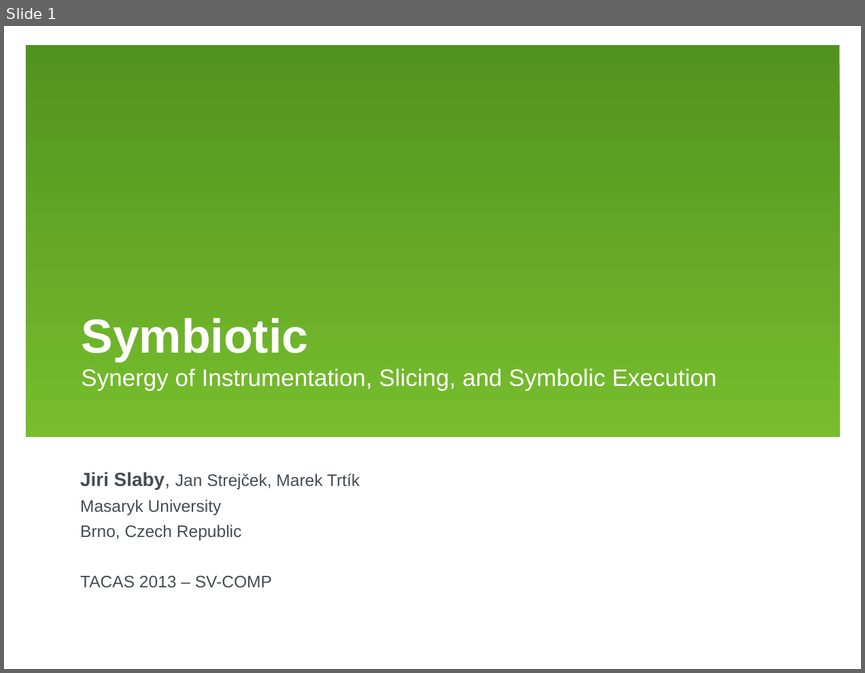
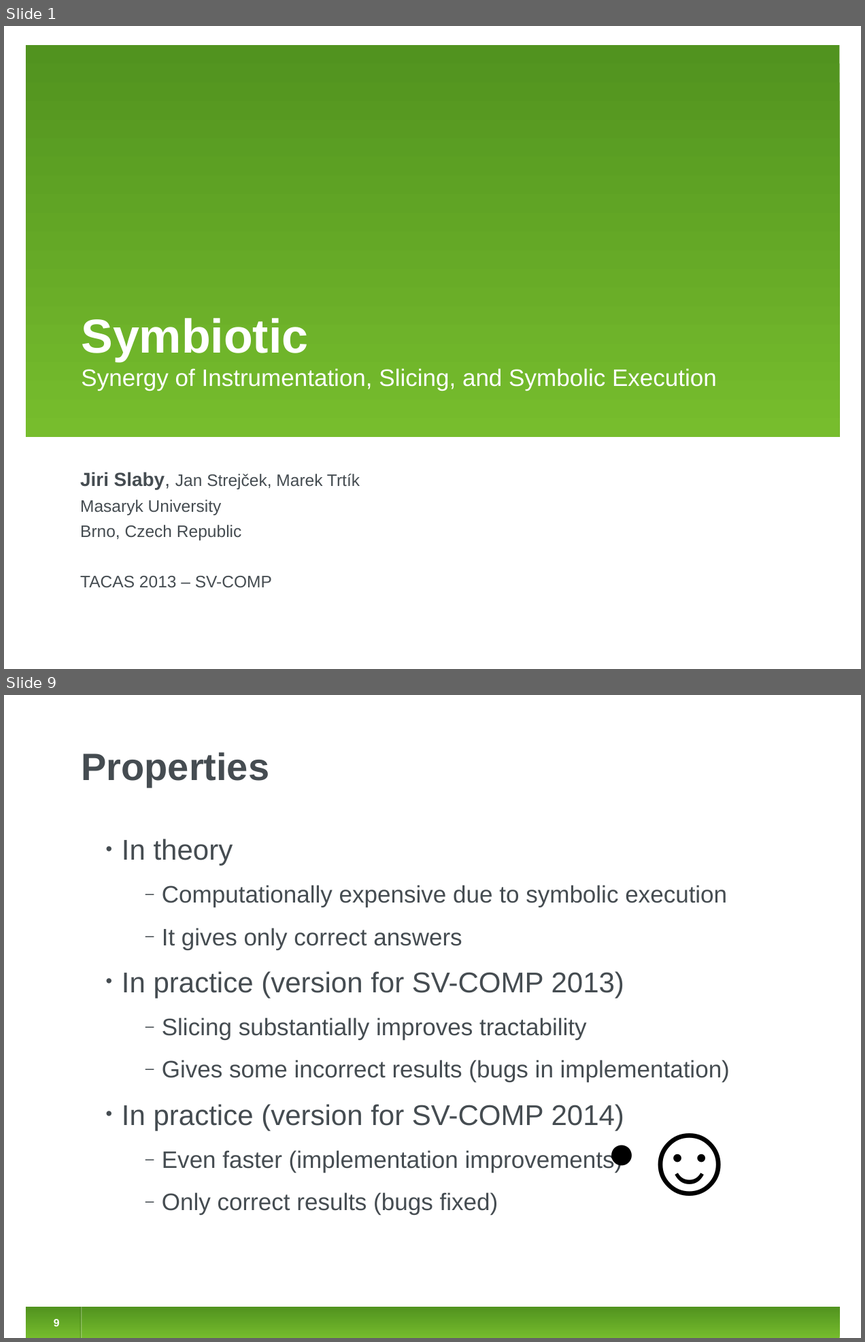
Before and after one commit to jirislaby/writings, a slide deck: presentations/tacas2013.odp. Shown one above the other, each under a label of ours: slide 1 before the commit, slides 1 and 9 after it; the slides between them are not shown. The pictures are 865x673 and 865x1342 pixels, drawn with LibreOffice and Linux fonts; fonts in the diff are those of the drawing. Boxes give left, top, right and bottom in pixels: in the first picture for what was removed or moved away, otherwise in the second. Text is boxed around its words. In the diff, an @@ line names an element or a change of style, - is before the commit and + after.

Commit message:
final version

```diff
--- a/presentations/tacas2013.odp
+++ b/presentations/tacas2013.odp
@@ slide 9 added at (4,695,861,1338), background #FFFFFF @@
@@ title added at (81,752,269,787), 32 pt, text #454C51, bold @@
+Properties
@@ text added at (122,838,730,1215), 20 pt, text #454C51 @@
+• In theory
+  ‒ Computationally expensive due to symbolic execution
+  ‒ It gives only correct answers
+• In practice (version for SV-COMP 2013)
+  ‒ Slicing substantially improves tractability
+  ‒ Gives some incorrect results (bugs in implementation)
+• In practice (version for SV-COMP 2014)
+  ‒ Even faster (implementation improvements)
+  ‒ Only correct results (bugs fixed)
@@ text added at (598,1086,820,1254), 88 pt, text #000000 @@
+● ☺
@@ rectangle added at (26,1307,839,1338), fill gradient #77BD2D to #51931F @@
@@ page number added at (54,1319,60,1326), 9 pt, text #FFFFFF, bold @@
+9
@@ line added from (80, 1307) to (80, 1338), #3F7418 0.74 pt @@
@@ line added from (81, 1307) to (81, 1338), #FFFFFF 0.74 pt @@
```
Also in this commit, not shown: 4 slides changed, 7 other slides added, 5 slides removed.
